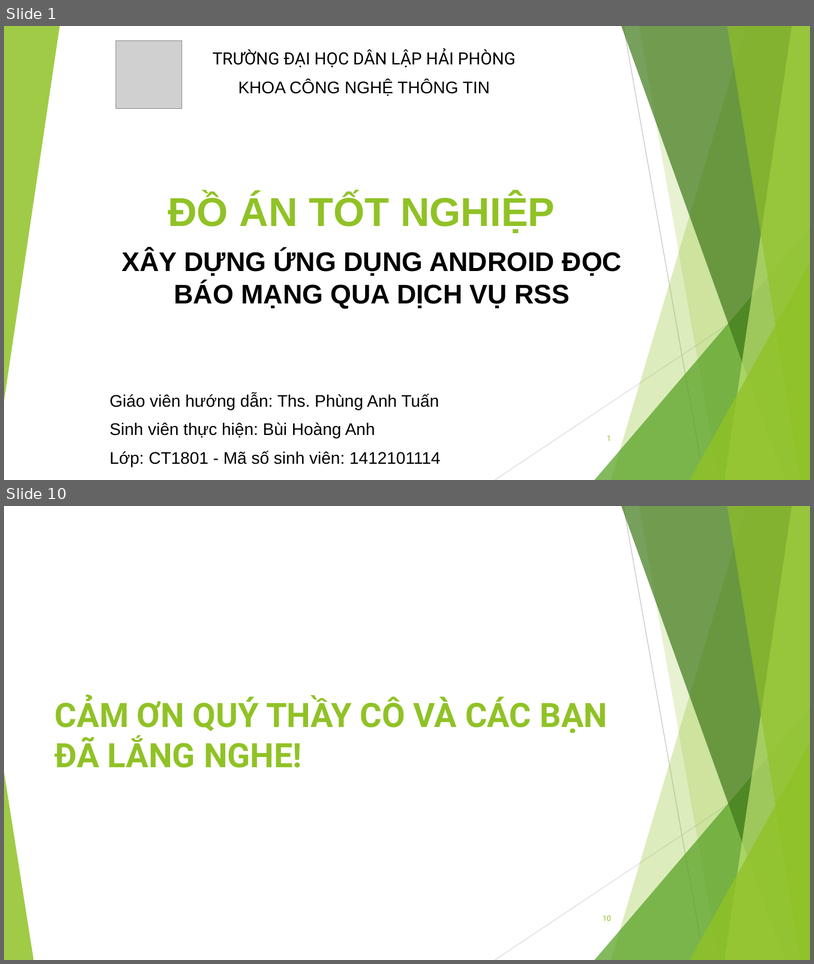
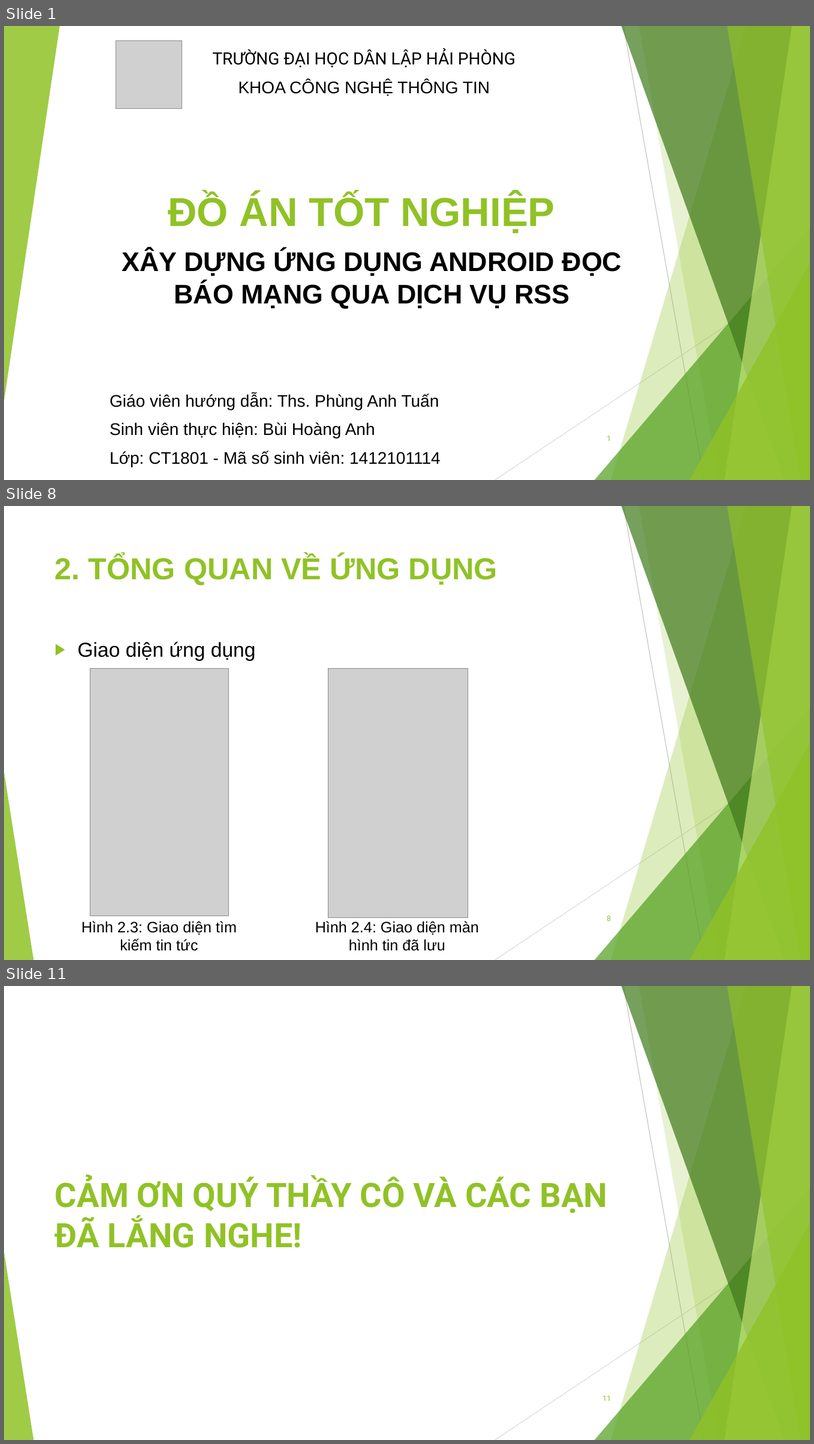
Before and after one commit to jangkyavn/BuiHoangAnh_1412101114, a slide deck: pp_BuiHoangAnh_1412101114.pptx. Shown one above the other, each under a label of ours: slides 1 and 10 before the commit, slides 1, 8 and 11 after it; the slides between them are not shown. The pictures are 814x964 and 814x1444 pixels, drawn with LibreOffice and Linux fonts; fonts in the diff are those of the drawing; grey boxes stand for pictures. Boxes give left, top, right and bottom in pixels: in the first picture for what was removed or moved away, otherwise in the second. Text is boxed around its words. In the diff, an @@ line names an element or a change of style, - is before the commit and + after.

```diff
--- a/pp_BuiHoangAnh_1412101114.pptx
+++ b/pp_BuiHoangAnh_1412101114.pptx
@@ slide 8 added at [4,506,810,960], background #FFFFFF; not listed: 10 template elements that a slide beside it also shows @@
@@ title added at [55,555,498,585], 36 pt, text #90C226, bold @@
+2. TỔNG QUAN VỀ ỨNG DỤNG
@@ text added at [78,642,256,661], 24 pt, text #000000 @@
+▶ Giao diện ứng dụng
@@ picture added at [90,668,229,916] @@
@@ picture added at [328,668,468,918] @@
@@ page number added at [607,915,611,921], 9 pt, text #90C226 @@
+8
@@ text added at [81,921,237,951], 18 pt, text #000000 @@
+Hình 2.3: Giao diện tìm kiếm tin tức
@@ text added at [315,921,479,951], 18 pt, text #000000 @@
+Hình 2.4: Giao diện màn hình tin đã lưu
@@ what was slide 10 is now slide 11 @@
@@ page number at [603,1395,611,1401]: text changed @@
-10
+11
```
Also in this commit, not shown: 7 slides changed, 1 other slide added, 1 slide removed, 19 other files.
